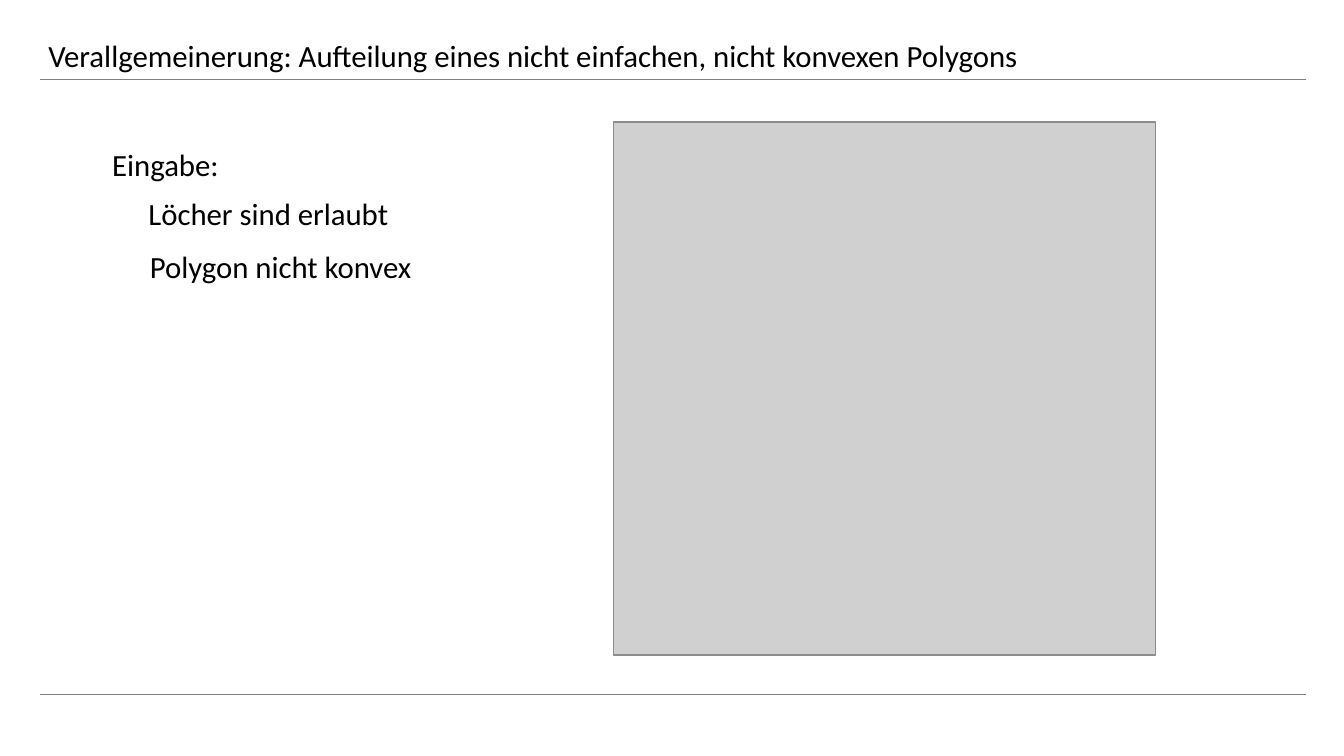
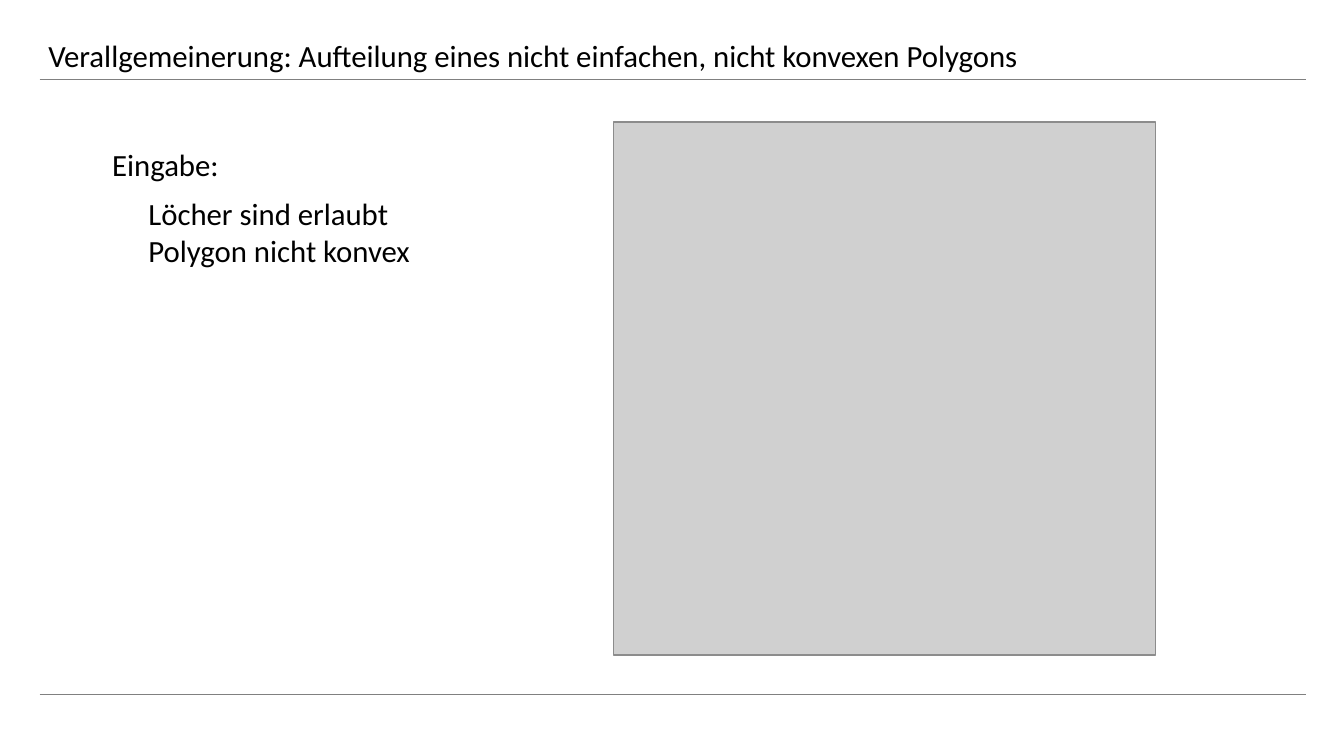
Before and after one commit to rhoentier/Algorithmische-Geometrie, a slide deck: slide 2 of Präsentation/Präsentation Steffen.pptx. Drawn at 1344x756 pixels with LibreOffice and Linux fonts; fonts in the diff are those of the drawing; grey boxes stand for pictures. Boxes give left, top, right and bottom in pixels: in the first picture for what was removed or moved away, otherwise in the second. Text is boxed around its words. In the diff, an @@ line names an element or a change of style, - is before the commit and + after.

```diff
--- a/Präsentation/Präsentation Steffen.pptx
+++ b/Präsentation/Präsentation Steffen.pptx
@@ text at (148,240,410,268): paragraph added @@
+Polygon nicht konvex
@@ text removed at (150,256,412,284) @@
-Polygon nicht konvex
```
Also in this commit, not shown: 5 other slides changed, 9 slides added.
